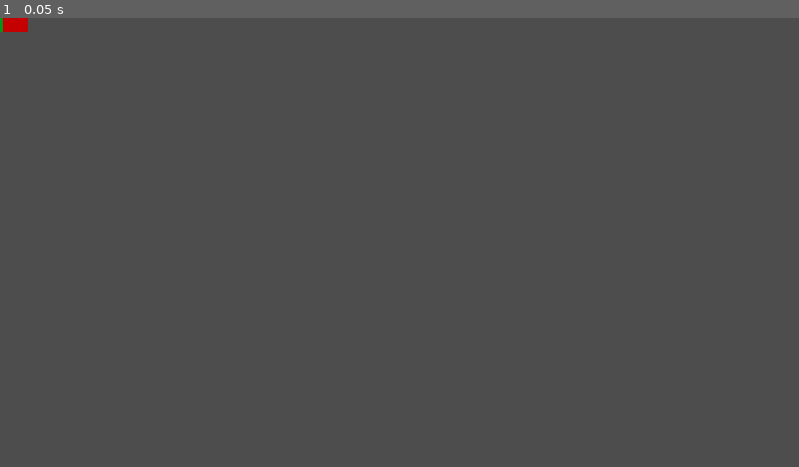
Above: before the commit, frame 1.
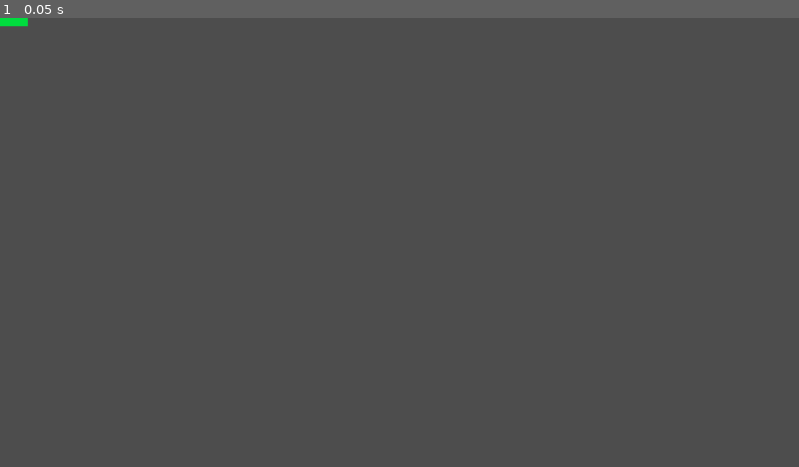
Above: after the commit, the same moment.

Repository: Lukas74m/gae_ca2
Game: Godot game, scene res://scenes/game/Game.tscn
The game is run twice, just before and just after one commit, with the same random seed, the same clock (stepped at 60 frames per second) and the same inputs.
Inputs:
- Up to frame 1 (0.05 s): no input

The runs differ from the first frame. In frame 1, 0.1% of the frame differs, in the area x 0-4%, y 0-4%.

Commit message:
Combined Healt_UI and Health_Logic. Health system is now functional

Diff:
--- /dev/null
+++ b/gae-ca2/scenes/components/Health.tscn
@@ -0,0 +1,16 @@
+[gd_scene load_steps=2 format=3 uid="uid://c4s7ucak0uoa0"]
+
+[ext_resource type="Script" uid="uid://bokjpm8uyn1rs" path="res://scripts/components/health.gd" id="1_ibrck"]
+
+[node name="Health" type="Node2D"]
+script = ExtResource("1_ibrck")
+
+[node name="HealthBackground" type="ColorRect" parent="."]
+offset_right = 40.0
+offset_bottom = 40.0
+
+[node name="HealthFill" type="ColorRect" parent="HealthBackground"]
+layout_mode = 0
+offset_right = 40.0
+offset_bottom = 40.0
+color = Color(0, 0.862745, 0.243137, 1)
--- a/gae-ca2/scenes/components/Health_Logic.tscn
+++ /dev/null
@@ -1,6 +0,0 @@
-[gd_scene load_steps=2 format=3 uid="uid://c4s7ucak0uoa0"]
-
-[ext_resource type="Script" uid="uid://bokjpm8uyn1rs" path="res://scripts/components/health_logic.gd" id="1_ibrck"]
-
-[node name="HealthLogic" type="Node2D"]
-script = ExtResource("1_ibrck")
--- a/gae-ca2/scenes/components/Health_UI.tscn
+++ /dev/null
@@ -1,19 +0,0 @@
-[gd_scene load_steps=2 format=3 uid="uid://du7v1mkqlo8qg"]
-
-[ext_resource type="Script" uid="uid://fbiw2larro6k" path="res://scripts/components/health_ui.gd" id="1_op26f"]
-
-[node name="HealthUi" type="Node2D"]
-script = ExtResource("1_op26f")
-
-[node name="HealthBackground" type="ColorRect" parent="."]
-unique_name_in_owner = true
-offset_right = 40.0
-offset_bottom = 40.0
-color = Color(0.767025, 2.52686e-06, 9.62615e-07, 1)
-
-[node name="HealthFill" type="ColorRect" parent="HealthBackground"]
-unique_name_in_owner = true
-layout_mode = 0
-offset_right = 40.0
-offset_bottom = 40.0
-color = Color(0, 0.592157, 0.109804, 1)
--- a/gae-ca2/scenes/enemies/EnemyBase.tscn
+++ b/gae-ca2/scenes/enemies/EnemyBase.tscn
@@ -1,7 +1,7 @@
 [gd_scene load_steps=3 format=3 uid="uid://41vujg0qkyqh"]
 
 [ext_resource type="Script" uid="uid://cm1uthi3tiifq" path="res://scripts/enemies/enemy_base.gd" id="1_ifgcn"]
-[ext_resource type="PackedScene" uid="uid://c4s7ucak0uoa0" path="res://scenes/components/Health_Logic.tscn" id="2_0gelj"]
+[ext_resource type="PackedScene" uid="uid://c4s7ucak0uoa0" path="res://scenes/components/Health.tscn" id="2_0gelj"]
 
 [node name="Enemies" type="Node2D"]
 script = ExtResource("1_ifgcn")
--- a/gae-ca2/scenes/game/Game.tscn
+++ b/gae-ca2/scenes/game/Game.tscn
@@ -1,14 +1,14 @@
 [gd_scene load_steps=3 format=3 uid="uid://dads2ywxohnu1"]
 
 [ext_resource type="Script" uid="uid://bkhnbumjr1vsv" path="res://scripts/game/game.gd" id="1_m44fu"]
-[ext_resource type="PackedScene" uid="uid://du7v1mkqlo8qg" path="res://scenes/components/Health_UI.tscn" id="2_vrspl"]
+[ext_resource type="PackedScene" uid="uid://c4s7ucak0uoa0" path="res://scenes/components/Health.tscn" id="2_m44fu"]
 
 [node name="Game" type="Node2D"]
 script = ExtResource("1_m44fu")
 
-[node name="HealthUi" parent="." instance=ExtResource("2_vrspl")]
-
 [node name="Gametimer" type="Timer" parent="."]
 wait_time = 4.0
 
+[node name="Health" parent="." instance=ExtResource("2_m44fu")]
+
 [connection signal="timeout" from="Gametimer" to="." method="_on_gametimer_timeout"]
--- /dev/null
+++ b/gae-ca2/scripts/components/health.gd
@@ -0,0 +1,47 @@
+extends Node2D
+
+@onready var health_background = $HealthBackground
+@onready var health_fill = $HealthBackground/HealthFill
+var tween: Tween
+var max_health: float
+var current_health: float
+signal died
+
+
+func _ready():
+	var desired_height = 12
+	health_background.size.y = desired_height
+	health_fill.size.y = desired_height
+
+func initialize_health(max_hp: float, current_hp: float):
+	max_health = max_hp
+	current_health = current_hp
+
+	var initial_width = (health_background.size.x * current_health) / max_health
+	health_fill.size.x = initial_width
+
+func update_health_bar():
+	var target_width = (health_background.size.x * current_health) / max_health
+
+	tween = create_tween()
+	tween.tween_property(health_fill, "size:x", target_width, 0.3)
+
+
+func die():
+	emit_signal("died")
+
+
+func update_health(health_change: float):
+	# Secures that the entity health is between 0 and max_health
+	current_health = clamp(current_health + health_change, 0, max_health)
+	update_health_bar()
+	if current_health <= 0:
+		die()
+
+
+func get_health():
+	return current_health
+
+
+func is_dead() -> bool:
+	return current_health <= 0
--- a/gae-ca2/scripts/components/health_logic.gd
+++ /dev/null
@@ -1,20 +0,0 @@
-extends Node2D
-
-var max_health: float
-var current_health: float
-signal died
-
-func die():
-	emit_signal("died")
-
-func update_health(health_change: float):
-	# Secures that the entity health is between 0 and max_health
-	current_health = clamp(current_health + health_change, 0, max_health)
-	if current_health <= 0:
-		die()
-
-func get_health():
-	return current_health
-
-func is_dead() -> bool:
-	return current_health <= 0
--- a/gae-ca2/scripts/components/health_ui.gd
+++ /dev/null
@@ -1,24 +0,0 @@
-extends Node2D
-
-@onready var health_background = %HealthBackground
-@onready var health_fill = %HealthFill
-var tween: Tween
-var max_health = 100
-var current_health = 10
-
-func _ready():
-	var desired_height = 20
-	health_background.size.y = desired_height
-	health_fill.size.y = desired_height
-
-	# Initiale Health Bar setzen (ohne Animation)
-	var initial_width = (health_background.size.x * current_health) / max_health
-	health_fill.size.x = initial_width
-
-func update_health(new_health: int):
-	var target_width = (health_background.size.x * new_health) / max_health
-
-	# Tween nur erstellen wenn wir ihn brauchen
-	tween = create_tween()
-	tween.tween_property(health_fill, "size:x", target_width, 0.3)
-	current_health = new_health
--- a/gae-ca2/scripts/game/game.gd
+++ b/gae-ca2/scripts/game/game.gd
@@ -1,12 +1,14 @@
 extends Node2D
 
-@onready var health_bar = $HealthUi
+@onready var health = $Health
 @onready var game_timer = $Gametimer
-var health = 20
+
 
 # Called when the node enters the scene tree for the first time.
 func _ready() -> void:
 	game_timer.start()
+	health.max_health = 100
+	health.current_health = 100
 
 
 # Called every frame. 'delta' is the elapsed time since the previous frame.
@@ -16,5 +18,5 @@
 
 func _on_gametimer_timeout() -> void:
 	print("timeout")
-	health += 10
-	health_bar.update_health(25)
+	var health_update = -10
+	health.update_health(health_update)
Renamed: gae-ca2/scripts/components/health_logic.gd.uid -> gae-ca2/scripts/components/health.gd.uid
Not shown, removed: gae-ca2/scripts/components/health_ui.gd.uid
